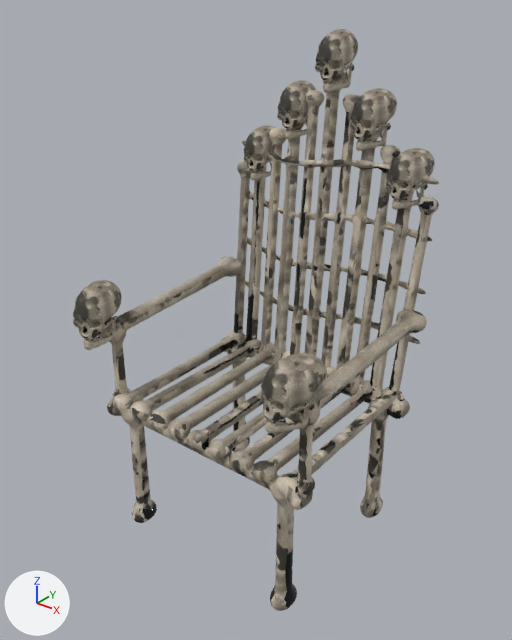
The glTF model props/bone_throne.glb as it was, and as the next commit left it.
One viewpoint serves both versions: a 50 mm lens placed at (1.406, -1.773, 1.959), pointed at (-0.015, 0.003, 0.857). Lighting does not change. The marker at lower left points along +X, +Y and +Z. The older version comes first. Where no turn or scale is listed for an object, it has been applied to the vertices. Vertices at exactly the same position are counted once.

Objects in the first picture: 'Arm_Skull_0', 'Arm_Skull_2', 'Crown_Skull_0', 'Crown_Skull_1', 'Crown_Skull_2', 'Crown_Skull_3', 'Crown_Skull_4', 'Throne_Arms', 'Throne_Back', 'Throne_Base'.
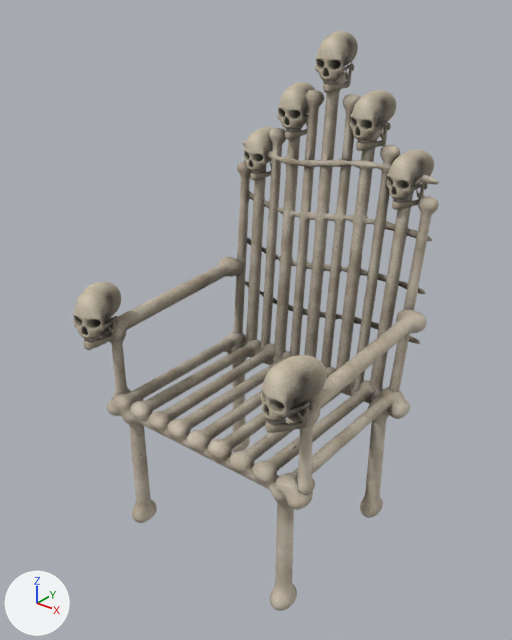
Pixel boxes [x1, y1, x2, y2] of what changed, in the pictures (512 x 640 px; the box of a moved part takes in the faces that stretch with it):
'Arm_Skull_2', reshaped: before [261, 353, 327, 433]; after [261, 355, 327, 433]
'Arm_Skull_0', reshaped, moved, rescaled: before [73, 280, 122, 350]; after [73, 281, 121, 350]
'Crown_Skull_3', reshaped, moved, rescaled: before [350, 88, 397, 151]; after [350, 90, 396, 151]
'Crown_Skull_4', reshaped, moved, rescaled: before [387, 148, 435, 210]; after [387, 149, 434, 210]
'Crown_Skull_2', reshaped, moved, rescaled: before [315, 29, 358, 93]; after [315, 31, 358, 93]
'Crown_Skull_1', reshaped, moved, rescaled: before [277, 80, 316, 140]; after [277, 82, 315, 140]
'Crown_Skull_0', reshaped, rescaled (6% narrower): before [244, 125, 276, 180]; after [244, 127, 274, 180]
part 1 of me_throneskull_cranium_002, rebuilt: before [115, 65, 428, 410]; after [115, 64, 428, 410]
part 2 of me_throneskull_cranium_002, moved or reshaped: before [73, 29, 435, 433]; after [73, 31, 434, 433]
part 3 of me_throne_arms_002, surface changed: [100, 257, 427, 495] in both
part 4 of me_throne_back_002, surface changed: [234, 72, 439, 399] in both
part 5 of me_throne_base_002, surface changed: [107, 331, 410, 611] in both

What the commit changed:
me_throneskull_cranium_002 is used by ob_arm_skull_0; parent ob_bone_throne; location (-0.419, -0.363, 0.906); rotation (0.0, 0.0, 0.3), in degrees (0, 0, 17); scale (0.106, 0.106, 0.106).
me_throneskull_cranium_002 had 2004 vertices, 4000 faces and spanned x -0.63..0.63, y -0.94..0.94, z -1.0..1.0.
me_throneskull_cranium_002 now has 2010 vertices, 4000 faces and spans x -0.64..0.64, y -0.97..0.97, z -1.0..1.0.
me_throneskull_cranium_002 part 1: the loose piece of 47 vertices spanning x 0.38..0.54, y 0.1..0.29, z -0.42..-0.16 is rebuilt with 43 vertices and now spans x 0.4..0.56, y 0.12..0.31, z -0.41..-0.13.
me_throneskull_cranium_002 part 2: 7 vertices moved within x -0.54..0.27, y -0.69..-0.41, z -0.91..-0.29; 1900 vertices removed from x -0.63..0.63, y -0.94..0.94, z -1.0..1.0; 1913 vertices added at x -0.64..0.64, y -0.97..0.97, z -1.0..1.0.
Other edits to the shape of me_throneskull_cranium_002 do not show in these pictures.
me_throne_arms_002 has 1504 vertices, 3000 faces and spans x -0.475..0.475, y -0.372..0.372, z -0.199..0.199.
me_throne_arms_002 is used by ob_throne_arms; location (0.001, 0.005, 0.7).
me_throne_arms_002 part 3: texture (UV) coordinates of 3000 of 3000 faces, centred in x -0.474..0.474, y -0.371..0.371, z -0.199..0.199, changed; they spanned u 0.0..0.91, v 0.0..0.92 and now span u 0.01..0.86, v 0.0..0.9.
me_throne_back_002 has 3944 vertices, 8000 faces and spans x -0.436..0.436, y -0.078..0.078, z -0.597..0.597.
me_throne_back_002 is used by ob_throne_back; location (0.0, 0.375, 1.075).
me_throne_back_002 part 4: texture (UV) coordinates of 8000 of 8000 faces, centred in x -0.435..0.435, y -0.077..0.077, z -0.596..0.596, changed; they spanned u 0.0..0.98, v 0.0..0.98 and now span u 0.0..0.97, v 0.0..0.98.
me_throne_base_002 has 4486 vertices, 9000 faces and spans x -0.453..0.453, y -0.367..0.367, z -0.298..0.298.
me_throne_base_002 is used by ob_throne_base; location (0.0, -0.001, 0.27).
me_throne_base_002 part 5: texture (UV) coordinates of 8851 of 9000 faces, centred in x -0.452..0.452, y -0.366..0.366, z -0.296..0.297, changed; they spanned u 0.0..0.98, v 0.0..1.0 and now span u 0.0..0.98, v 0.0..1.0.
Object 'Arm_Skull_0' (ob_arm_skull_0) moves from (-0.419, -0.363, 0.906) to (-0.418, -0.365, 0.903).
Object 'Arm_Skull_0' (ob_arm_skull_0) is rescaled from (0.106, 0.106, 0.106) to (0.103, 0.103, 0.103).
Object 'Crown_Skull_0' (ob_crown_skull_0) is rescaled from (0.0951, 0.0951, 0.0951) to (0.0921, 0.0921, 0.0921).
Object 'Crown_Skull_1' (ob_crown_skull_1) moves from (-0.16, 0.439, 1.518) to (-0.16, 0.438, 1.515).
Object 'Crown_Skull_1' (ob_crown_skull_1) is rescaled from (0.0951, 0.0951, 0.0951) to (0.0921, 0.0921, 0.0921).
Object 'Crown_Skull_2' (ob_crown_skull_2) moves from (0.000226, 0.439, 1.698) to (0.000493, 0.438, 1.695).
Object 'Crown_Skull_2' (ob_crown_skull_2) is rescaled from (0.0951, 0.0951, 0.0951) to (0.0921, 0.0921, 0.0921).
Object 'Crown_Skull_3' (ob_crown_skull_3) moves from (0.16, 0.439, 1.518) to (0.16, 0.438, 1.515).
Object 'Crown_Skull_3' (ob_crown_skull_3) is rescaled from (0.0951, 0.0951, 0.0951) to (0.0921, 0.0921, 0.0921).
Object 'Crown_Skull_4' (ob_crown_skull_4) moves from (0.32, 0.439, 1.338) to (0.32, 0.438, 1.335).
Object 'Crown_Skull_4' (ob_crown_skull_4) is rescaled from (0.0951, 0.0951, 0.0951) to (0.0921, 0.0921, 0.0921).
